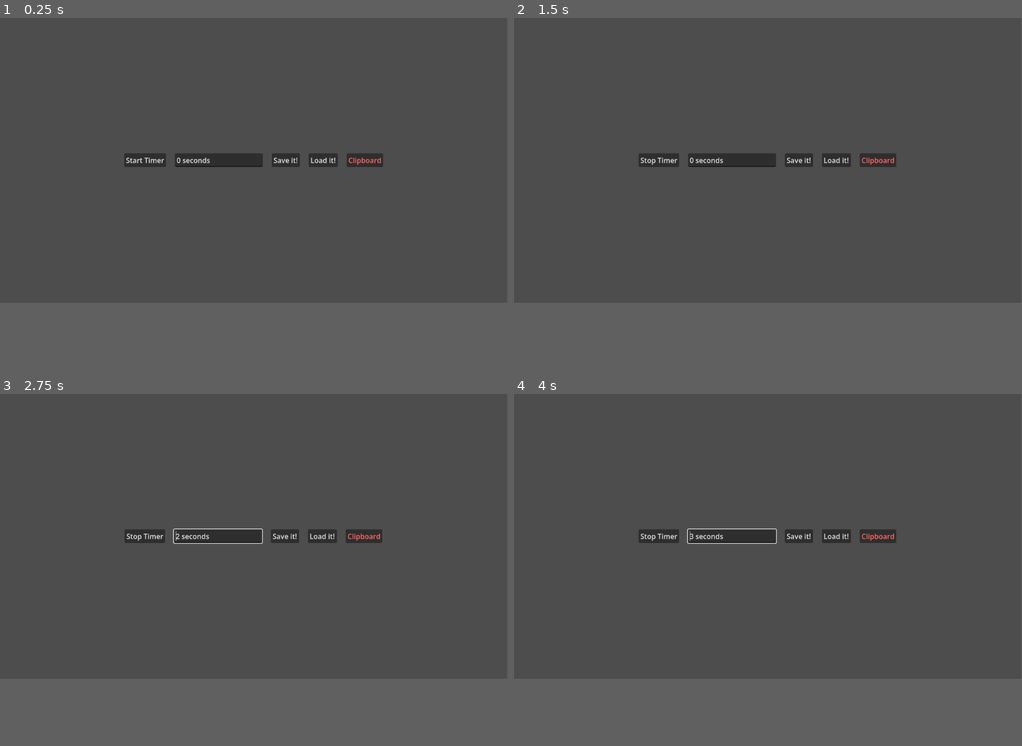
Above: before the commit, frames 1-4 (two rows, left to right).
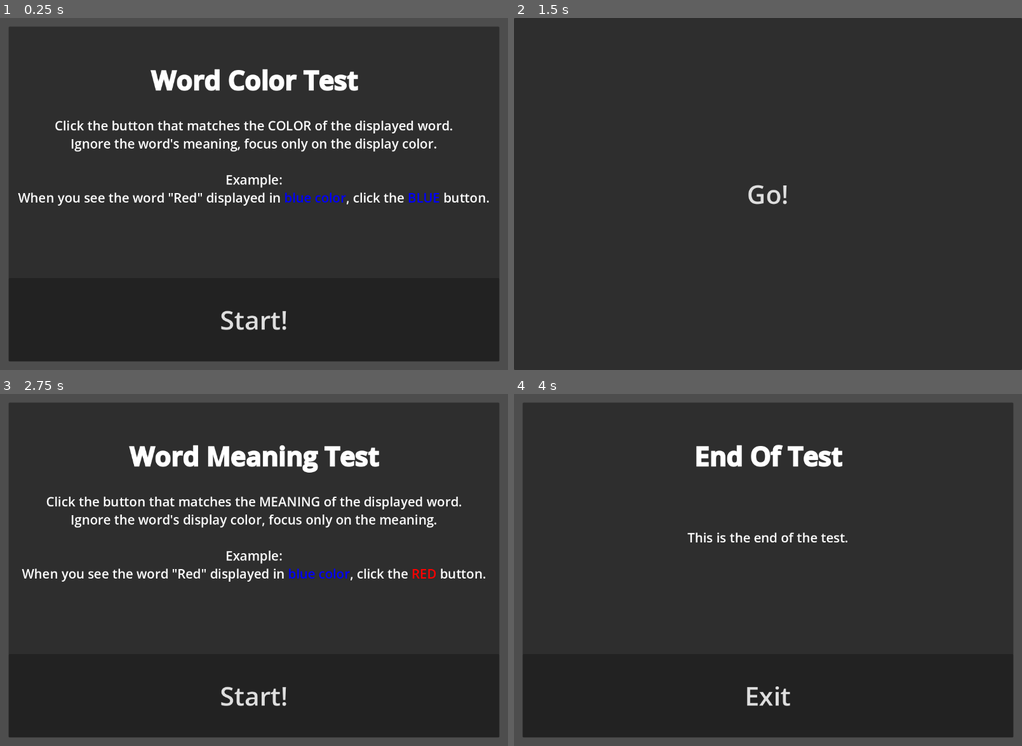
Above: after the commit, the same moments.

Repository: cbgames/GetPsyched
Game: Godot game, scene res://Scenes/stroop_color_word_test.tscn
Two runs of this game, one before a commit and one after it. Both use one fixed random seed, a clock stepped at 60 frames per second and the inputs below. Before the commit the project starts from res://Scenes/test.tscn.
Inputs (mouse positions are in pixels of both pictures, inside the frame that each line leads up to):
- Up to frame 1 (0.25 s): no input
- Up to frame 2 (1.5 s): click (661, 158) at 0.5 s, where only the run before the commit has a clickable "Start Timer"; click (768, 260) at 1.25 s, where only the run after the commit has a clickable "Start!"
- Up to frame 3 (2.75 s): click (254, 534) at 2 s, where only the run after the commit has a clickable "Go!"
- Up to frame 4 (4 s): click (768, 636) at 2.75 s, where only the run after the commit has a clickable "Start!"; click (768, 534) at 3.5 s, where only the run after the commit has a clickable "Go!"
In our replay, the window is 799x449 before the commit and 800x555 after it. These sizes can differ from the game's own. Grey fills any space a smaller window leaves; there, only what the larger window draws over its background counts as a difference.

The runs differ from the first frame. In frame 1, 77% of the frame differs, in the area x 0-100%, y 0-100%; in frame 2, 79%, in the area x 0-100%, y 0-81%; in frame 3, 77%; in frame 4, 78%.

Commit message:
Basic color word test flow and font test

Diff:
--- /dev/null
+++ b/Source/Code/screen.gd
@@ -0,0 +1,6 @@
+extends MarginContainer
+
+signal screen_complete
+
+func _on_complete_button_pressed() -> void:
+	emit_signal("screen_complete")
--- /dev/null
+++ b/Source/Code/stroop_color_word_test.gd
@@ -0,0 +1,22 @@
+extends Control
+
+@onready var steps : Array[Control] = [
+	%IntroScreen1, %TestScreen1, %IntroScreen2, %TestScreen2, %ResultScreen
+]
+var step_index : int = 0
+
+func _ready() -> void:
+	_update_displayed_screen()
+
+func _update_displayed_screen() -> void:
+	for i in len(steps):
+		if i == step_index:
+			steps[i].visible = true
+		else:
+			steps[i].visible = false
+
+func _on_screen_complete() -> void:
+	step_index += 1
+	if step_index >= len(steps):
+		step_index = 0
+	_update_displayed_screen()
--- /dev/null
+++ b/Source/Scenes/stroop_color_word_test.tscn
@@ -0,0 +1,198 @@
+[gd_scene format=3 uid="uid://c6c78rhd2bqeq"]
+
+[ext_resource type="Theme" uid="uid://banjv6ihjmfjh" path="res://Styles/default_theme.tres" id="1_c61a0"]
+[ext_resource type="Script" uid="uid://bismq1hlp2me8" path="res://Code/stroop_color_word_test.gd" id="2_k7yth"]
+[ext_resource type="Script" uid="uid://bk6h8dydu2ws" path="res://Code/screen.gd" id="3_xqaa1"]
+
+[node name="StroopColorWordTest" type="Control" unique_id=484783487]
+layout_mode = 3
+anchors_preset = 15
+anchor_right = 1.0
+anchor_bottom = 1.0
+grow_horizontal = 2
+grow_vertical = 2
+theme = ExtResource("1_c61a0")
+script = ExtResource("2_k7yth")
+
+[node name="IntroScreen1" type="MarginContainer" parent="." unique_id=967678227]
+unique_name_in_owner = true
+visible = false
+layout_mode = 1
+anchors_preset = 15
+anchor_right = 1.0
+anchor_bottom = 1.0
+grow_horizontal = 2
+grow_vertical = 2
+theme_override_constants/margin_left = 20
+theme_override_constants/margin_top = 20
+theme_override_constants/margin_right = 20
+theme_override_constants/margin_bottom = 20
+script = ExtResource("3_xqaa1")
+
+[node name="Panel" type="Panel" parent="IntroScreen1" unique_id=1949826639]
+layout_mode = 2
+
+[node name="VBoxContainer" type="VBoxContainer" parent="IntroScreen1/Panel" unique_id=22343537]
+layout_mode = 1
+anchors_preset = 15
+anchor_right = 1.0
+anchor_bottom = 1.0
+grow_horizontal = 2
+grow_vertical = 2
+
+[node name="RichTextLabel" type="RichTextLabel" parent="IntroScreen1/Panel/VBoxContainer" unique_id=1515183072]
+layout_mode = 2
+size_flags_vertical = 3
+size_flags_stretch_ratio = 3.0
+bbcode_enabled = true
+text = "
+
+[b]Word Color Test[/b]
+
+Click the button that matches the COLOR of the displayed word.
+Ignore the word's meaning, focus only on the display color.
+
+Example:
+When you see the word \"Red\" displayed in [color=blue]blue color[/color], click the [color=blue]BLUE[/color] button."
+scroll_active = false
+horizontal_alignment = 1
+
+[node name="StartButton" type="Button" parent="IntroScreen1/Panel/VBoxContainer" unique_id=1427919931]
+layout_mode = 2
+size_flags_vertical = 3
+text = "Start!"
+
+[node name="TestScreen1" type="MarginContainer" parent="." unique_id=835123805]
+unique_name_in_owner = true
+visible = false
+layout_mode = 1
+anchors_preset = 15
+anchor_right = 1.0
+anchor_bottom = 1.0
+grow_horizontal = 2
+grow_vertical = 2
+script = ExtResource("3_xqaa1")
+
+[node name="GoButton" type="Button" parent="TestScreen1" unique_id=1351940274]
+layout_mode = 2
+text = "Go!"
+
+[node name="IntroScreen2" type="MarginContainer" parent="." unique_id=1034869772]
+unique_name_in_owner = true
+visible = false
+layout_mode = 1
+anchors_preset = 15
+anchor_right = 1.0
+anchor_bottom = 1.0
+grow_horizontal = 2
+grow_vertical = 2
+theme_override_constants/margin_left = 20
+theme_override_constants/margin_top = 20
+theme_override_constants/margin_right = 20
+theme_override_constants/margin_bottom = 20
+script = ExtResource("3_xqaa1")
+
+[node name="Panel" type="Panel" parent="IntroScreen2" unique_id=1798782154]
+layout_mode = 2
+
+[node name="VBoxContainer" type="VBoxContainer" parent="IntroScreen2/Panel" unique_id=637983370]
+layout_mode = 1
+anchors_preset = 15
+anchor_right = 1.0
+anchor_bottom = 1.0
+grow_horizontal = 2
+grow_vertical = 2
+
+[node name="RichTextLabel" type="RichTextLabel" parent="IntroScreen2/Panel/VBoxContainer" unique_id=206216771]
+layout_mode = 2
+size_flags_vertical = 3
+size_flags_stretch_ratio = 3.0
+bbcode_enabled = true
+text = "
+
+[b]Word Meaning Test[/b]
+
+Click the button that matches the MEANING of the displayed word.
+Ignore the word's display color, focus only on the meaning.
+
+Example:
+When you see the word \"Red\" displayed in [color=blue]blue color[/color], click the [color=red]RED[/color] button."
+scroll_active = false
+horizontal_alignment = 1
+
+[node name="StartButton" type="Button" parent="IntroScreen2/Panel/VBoxContainer" unique_id=1191680564]
+layout_mode = 2
+size_flags_vertical = 3
+text = "Start!"
+
+[node name="TestScreen2" type="MarginContainer" parent="." unique_id=967870436]
+unique_name_in_owner = true
+visible = false
+layout_mode = 1
+anchors_preset = 15
+anchor_right = 1.0
+anchor_bottom = 1.0
+grow_horizontal = 2
+grow_vertical = 2
+script = ExtResource("3_xqaa1")
+
+[node name="GoButton" type="Button" parent="TestScreen2" unique_id=1374136689]
+layout_mode = 2
+text = "Go!"
+
+[node name="ResultScreen" type="MarginContainer" parent="." unique_id=251359549]
+unique_name_in_owner = true
+visible = false
+layout_mode = 1
+anchors_preset = 15
+anchor_right = 1.0
+anchor_bottom = 1.0
+grow_horizontal = 2
+grow_vertical = 2
+theme_override_constants/margin_left = 20
+theme_override_constants/margin_top = 20
+theme_override_constants/margin_right = 20
+theme_override_constants/margin_bottom = 20
+script = ExtResource("3_xqaa1")
+
+[node name="Panel" type="Panel" parent="ResultScreen" unique_id=717731428]
+layout_mode = 2
+
+[node name="VBoxContainer" type="VBoxContainer" parent="ResultScreen/Panel" unique_id=1528150202]
+layout_mode = 1
+anchors_preset = 15
+anchor_right = 1.0
+anchor_bottom = 1.0
+grow_horizontal = 2
+grow_vertical = 2
+
+[node name="RichTextLabel" type="RichTextLabel" parent="ResultScreen/Panel/VBoxContainer" unique_id=1287112563]
+layout_mode = 2
+size_flags_vertical = 3
+size_flags_stretch_ratio = 3.0
+bbcode_enabled = true
+text = "
+
+[b]End Of Test[/b]
+
+
+
+This is the end of the test."
+scroll_active = false
+horizontal_alignment = 1
+
+[node name="ExitButton" type="Button" parent="ResultScreen/Panel/VBoxContainer" unique_id=1372508444]
+layout_mode = 2
+size_flags_vertical = 3
+text = "Exit"
+
+[connection signal="screen_complete" from="IntroScreen1" to="." method="_on_screen_complete"]
+[connection signal="pressed" from="IntroScreen1/Panel/VBoxContainer/StartButton" to="IntroScreen1" method="_on_complete_button_pressed"]
+[connection signal="screen_complete" from="TestScreen1" to="." method="_on_screen_complete"]
+[connection signal="pressed" from="TestScreen1/GoButton" to="TestScreen1" method="_on_complete_button_pressed"]
+[connection signal="screen_complete" from="IntroScreen2" to="." method="_on_screen_complete"]
+[connection signal="pressed" from="IntroScreen2/Panel/VBoxContainer/StartButton" to="IntroScreen2" method="_on_complete_button_pressed"]
+[connection signal="screen_complete" from="TestScreen2" to="." method="_on_screen_complete"]
+[connection signal="pressed" from="TestScreen2/GoButton" to="TestScreen2" method="_on_complete_button_pressed"]
+[connection signal="screen_complete" from="ResultScreen" to="." method="_on_screen_complete"]
+[connection signal="pressed" from="ResultScreen/Panel/VBoxContainer/ExitButton" to="ResultScreen" method="_on_complete_button_pressed"]
--- /dev/null
+++ b/Source/Styles/default_theme.tres
@@ -0,0 +1,5 @@
+[gd_resource type="Theme" format=3 uid="uid://banjv6ihjmfjh"]
+
+[resource]
+default_font_size = 60
+RichTextLabel/font_sizes/normal_font_size = 30
--- a/Source/project.godot
+++ b/Source/project.godot
@@ -11,9 +11,14 @@
 [application]
 
 config/name="GetPsyched"
-run/main_scene="uid://dq1b4cwvewugl"
+run/main_scene="uid://c6c78rhd2bqeq"
 config/features=PackedStringArray("4.6", "GL Compatibility")
 config/icon="res://icon.svg"
+
+[display]
+
+window/size/viewport_width=1180
+window/size/viewport_height=820
 
 [physics]
 
Not shown, added: Source/Code/screen.gd.uid
Not shown, added: Source/Code/stroop_color_word_test.gd.uid
